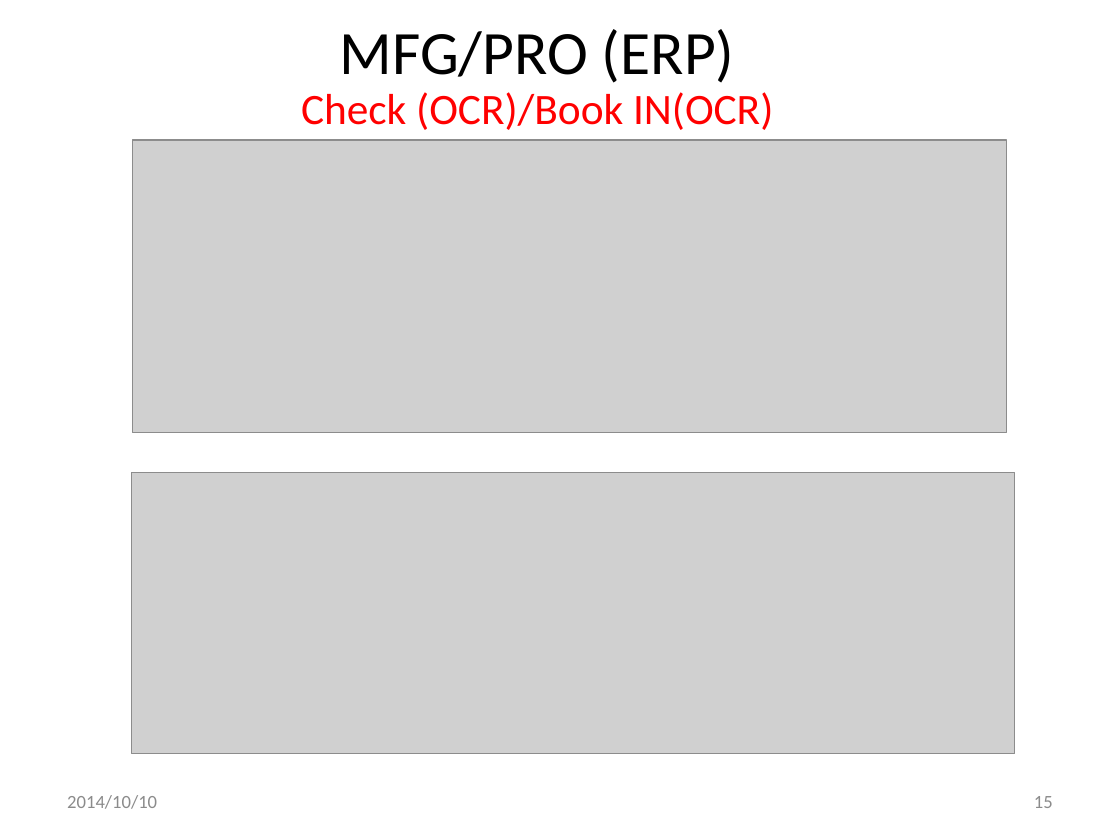
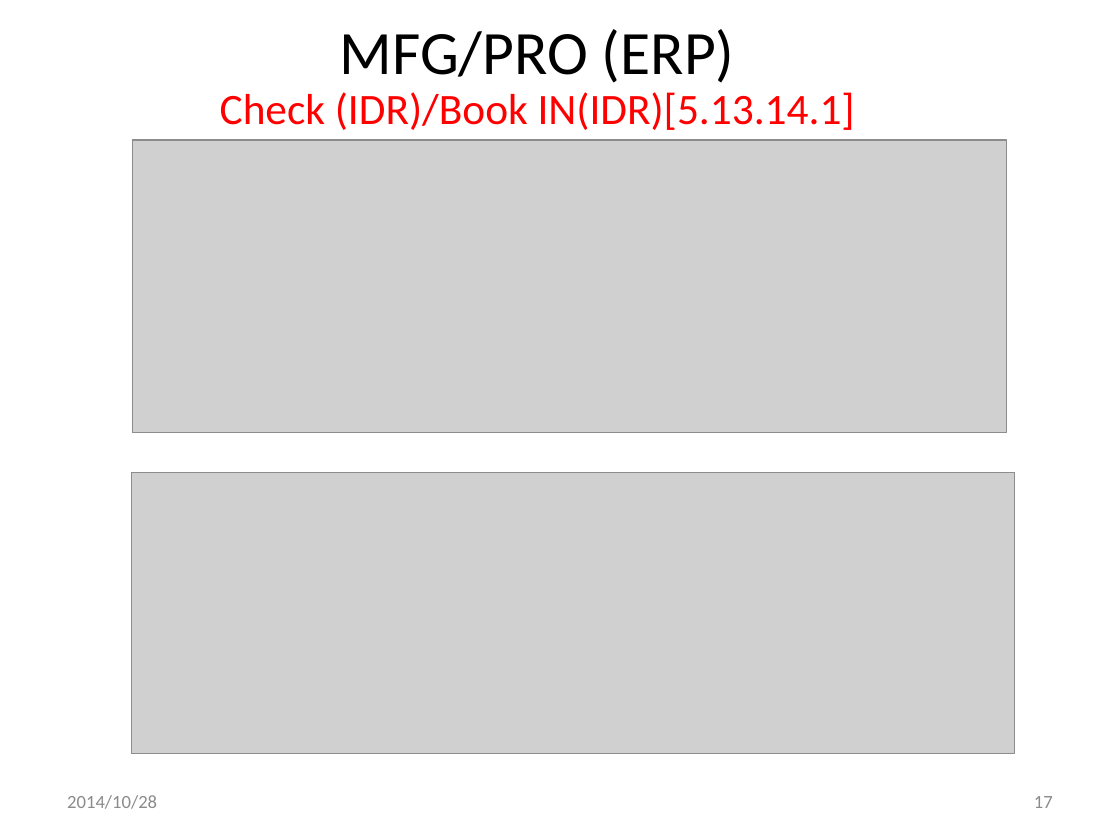
Before and after one commit to xlgwr/pie, a slide deck: slide 17 of FrmPIE/0PackingInformationEntry.pptx (slide 15 before the commit). Drawn at 1120x840 pixels with LibreOffice and Linux fonts; fonts in the diff are those of the drawing; grey boxes stand for pictures; background and template pictures are left out. Boxes give left, top, right and bottom in pixels: in the first picture for what was removed or moved away, otherwise in the second. Text is boxed around its words. In the diff, an @@ line names an element or a change of style, - is before the commit and + after.

```diff
--- a/FrmPIE/0PackingInformationEntry.pptx
+++ b/FrmPIE/0PackingInformationEntry.pptx
@@ title at (x1=220, y1=29, x2=855, y2=130): text changed @@
-MFG/PRO (ERP)
-Check (OCR)/Book IN(OCR)
+MFG/PRO (ERP)
+Check (IDR)/Book IN(IDR)[5.13.14.1]
@@ text at (x1=67, y1=795, x2=157, y2=809): text changed @@
-2014/10/10
+2014/10/28
@@ page number at (x1=1034, y1=796, x2=1053, y2=808): text changed @@
-15
+17
```
Also in this commit, not shown: 18 other slides changed, 4 slides added, 2 other files.
